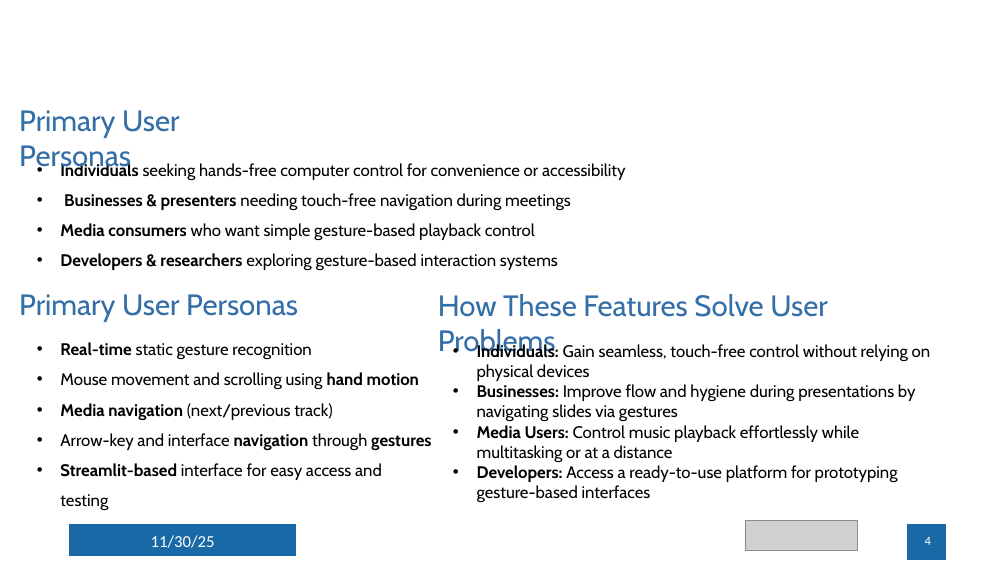
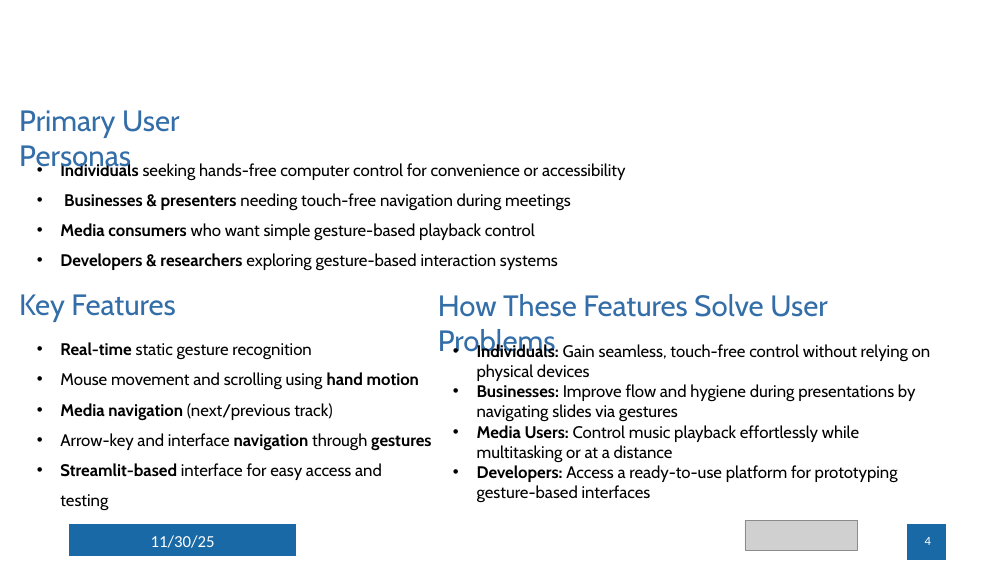
Before and after one commit to Hazem-Ahmed-Salem/DEPI-Graduation-Project, a slide deck: slide 4 of Presentation/Project Presentation.pptx. Drawn at 1008x567 pixels with LibreOffice and Linux fonts; fonts in the diff are those of the drawing; grey boxes stand for pictures; background and template pictures are left out. Boxes give left, top, right and bottom in pixels: in the first picture for what was removed or moved away, otherwise in the second. Text is boxed around its words. In the diff, an @@ line names an element or a change of style, - is before the commit and + after.

Commit message:
Updated the Presentation

```diff
--- a/Presentation/Project Presentation.pptx
+++ b/Presentation/Project Presentation.pptx
@@ text at [19, 294, 175, 322]: text changed @@
-Primary User Personas
+Key Features
```
